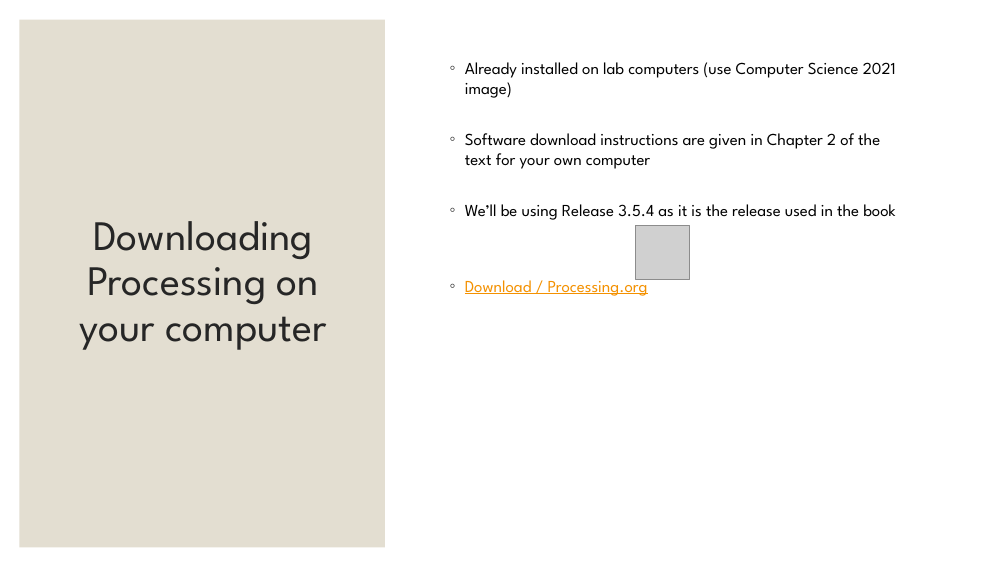
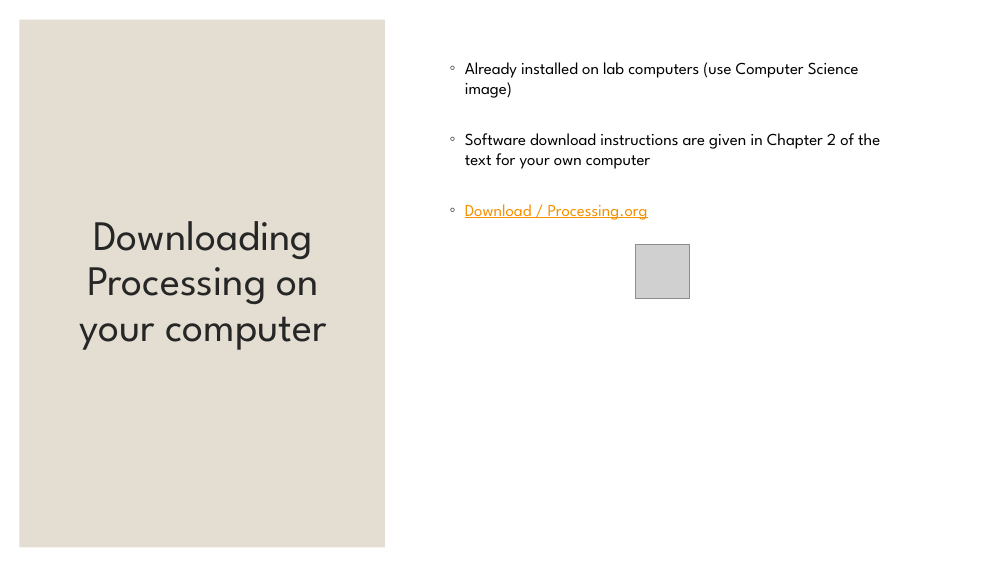
Before and after one commit to cs-courses-mountunion/CSC108Fall2023, a slide deck: slide 7 of lecnotes/lecture01.pptx. Drawn at 1008x567 pixels with LibreOffice and Linux fonts; fonts in the diff are those of the drawing; grey boxes stand for pictures. Boxes give left, top, right and bottom in pixels: in the first picture for what was removed or moved away, otherwise in the second. Text is boxed around its words. In the diff, an @@ line names an element or a change of style, - is before the commit and + after.

```diff
--- a/lecnotes/lecture01.pptx
+++ b/lecnotes/lecture01.pptx
@@ text at (465, 62, 859, 98): text changed @@
-  ◦ Already installed on lab computers (use Computer Science 2021 image)
+  ◦ Already installed on lab computers (use Computer Science image)
@@ text at (465, 204, 895, 220): paragraph removed @@
-  ◦ We’ll be using Release 3.5.4 as it is the release used in the book
@@ picture: place and size @@
-picture at (636, 225, 690, 279)
+picture at (636, 244, 690, 298)
```
Also in this commit, not shown: 4 other slides changed, 1 other file.
